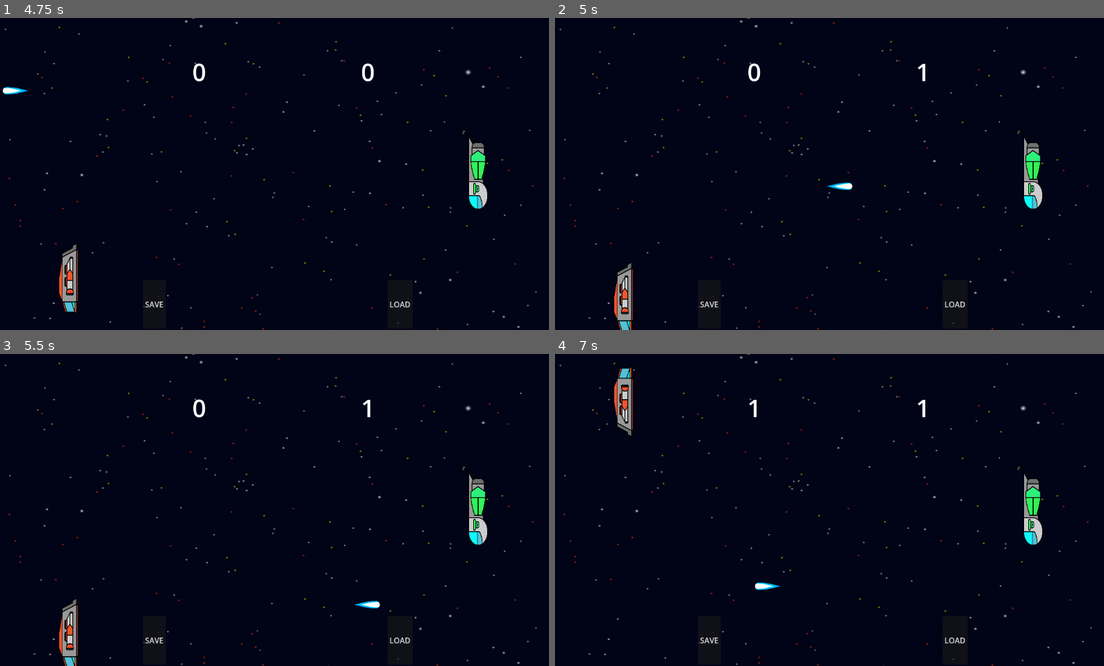
Above: before the commit, frames 1-4 (two rows, left to right).
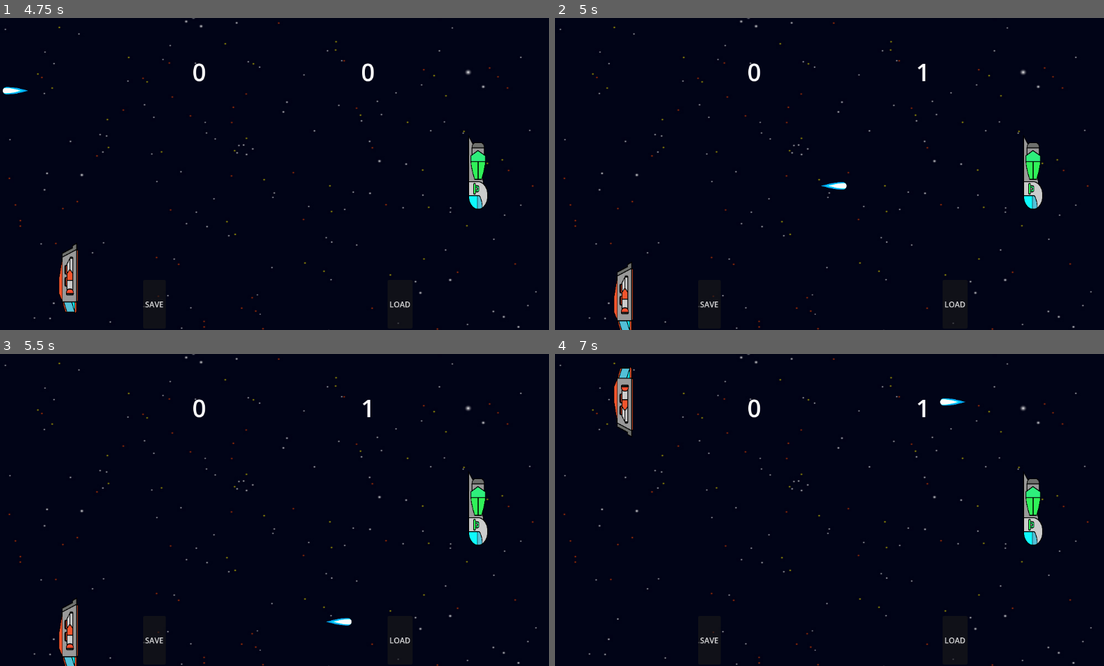
Above: after the commit, the same moments.

Repository: Phobos-Interactive/Pong
Game: Godot game, scene res://main.tscn
The game is run twice, just before and just after one commit, with the same random seed, the same clock (stepped at 60 frames per second) and the same inputs.
Inputs:
- Up to frame 1 (4.75 s): hold W (up_p1) 0.53-1.28 s; hold S (down_p1) 1.28-2.03 s; hold W (up_p1) 2.03-3.53 s; tap Enter at 3.5 s; hold S (down_p1) from 3.53 s (still down)
- Up to frame 2 (5 s): keep holding S (down_p1)
- Up to frame 3 (5.5 s): keep holding S (down_p1)
- Up to frame 4 (7 s): release S (down_p1) at 5.78 s; hold W (up_p1) from 5.78 s (still down)

Frame 1 is identical in both runs. In frame 2, less than 0.1% of the frame differs, in the area x 48-55%, y 52-56%; in frame 3, 0.2%; in frame 4, 0.3%, in the area x 35-75%, y 14-76%.

Commit message:
Organizacao + preparando para adicionar inventario

Diff:
--- a/ball.gd
+++ /dev/null
@@ -1,52 +0,0 @@
-extends CharacterBody2D
-
-@export var speed = 22
-var direction = Vector2.ZERO
-
-var _loading = true
-
-func on_save_game(saved_data:Array[SavedData]):
-	var my_data = SavedBallData.new()
-	my_data.position = self.global_position
-	my_data.scene_path = scene_file_path
-	my_data.direction = direction
-	saved_data.append(my_data)
-
-func on_before_load_game():
-	get_parent().remove_child(self)
-	queue_free()
-
-func on_load_game(saved_data:SavedData):
-	var my_data = saved_data as SavedBallData
-	global_position = my_data.position
-	direction = my_data.direction
-	$AnimatedSprite2D.flip_h = direction.x < 0
-	$RespawnTimer.start()
-
-# Reinicia a bola na posiçao "pos"
-func start(pos):
-	_loading = false
-	$AnimatedSprite2D.play("default")
-	position = pos
-	# escolhe uma direcao aleatoria
-	direction = Vector2.ZERO
-	direction.x = [-1, -0.9, -0.8, -0.7, -0.6, 0.6, 0.7, 0.8, 0.9, 1].pick_random()
-	direction.y = [-1, -0.9, -0.8, -0.7, -0.6, 0.6, 0.7, 0.8, 0.9, 1].pick_random()
-	direction = direction.normalized() * speed
-	$AnimatedSprite2D.flip_h = direction.x < 0
-
-func flip():
-	$AnimatedSprite2D.flip_h = !$AnimatedSprite2D.flip_h
-
-func death():
-	$AnimatedSprite2D.play("explode")
-	await $AnimatedSprite2D.animation_finished
-
-# Called every frame. 'delta' is the elapsed time since the previous frame.
-func _physics_process(_delta):
-	velocity = direction * speed
-	move_and_slide()
-
-
-func _on_respawn_timer_timeout():
-	_loading = false
--- a/ball.tscn
+++ /dev/null
@@ -1,106 +0,0 @@
-[gd_scene load_steps=15 format=3 uid="uid://c1lrynavlabdg"]
-
-[ext_resource type="Script" path="res://ball.gd" id="1_oli8x"]
-[ext_resource type="Texture2D" uid="uid://wxe1ypb2lh7o" path="res://Sprites/Space Game/PNG/Projectiles/5.png" id="2_1ao6f"]
-[ext_resource type="Texture2D" uid="uid://ba1gk88fggtup" path="res://Sprites/explosion-6.png" id="3_6ybdp"]
-
-[sub_resource type="CanvasTexture" id="CanvasTexture_8nleq"]
-
-[sub_resource type="RectangleShape2D" id="RectangleShape2D_g7ely"]
-
-[sub_resource type="AtlasTexture" id="AtlasTexture_mo0r6"]
-atlas = ExtResource("3_6ybdp")
-region = Rect2(0, 0, 48, 48)
-
-[sub_resource type="AtlasTexture" id="AtlasTexture_e3t7y"]
-atlas = ExtResource("3_6ybdp")
-region = Rect2(48, 0, 48, 48)
-
-[sub_resource type="AtlasTexture" id="AtlasTexture_wjxs8"]
-atlas = ExtResource("3_6ybdp")
-region = Rect2(96, 0, 48, 48)
-
-[sub_resource type="AtlasTexture" id="AtlasTexture_x4wq6"]
-atlas = ExtResource("3_6ybdp")
-region = Rect2(144, 0, 48, 48)
-
-[sub_resource type="AtlasTexture" id="AtlasTexture_y3cyt"]
-atlas = ExtResource("3_6ybdp")
-region = Rect2(192, 0, 48, 48)
-
-[sub_resource type="AtlasTexture" id="AtlasTexture_srtqb"]
-atlas = ExtResource("3_6ybdp")
-region = Rect2(240, 0, 48, 48)
-
-[sub_resource type="AtlasTexture" id="AtlasTexture_w8qlu"]
-atlas = ExtResource("3_6ybdp")
-region = Rect2(288, 0, 48, 48)
-
-[sub_resource type="AtlasTexture" id="AtlasTexture_u8brs"]
-atlas = ExtResource("3_6ybdp")
-region = Rect2(336, 0, 48, 48)
-
-[sub_resource type="SpriteFrames" id="SpriteFrames_gikmm"]
-animations = [{
-"frames": [{
-"duration": 1.0,
-"texture": ExtResource("2_1ao6f")
-}],
-"loop": true,
-"name": &"default",
-"speed": 5.0
-}, {
-"frames": [{
-"duration": 1.0,
-"texture": SubResource("AtlasTexture_mo0r6")
-}, {
-"duration": 1.0,
-"texture": SubResource("AtlasTexture_e3t7y")
-}, {
-"duration": 1.0,
-"texture": SubResource("AtlasTexture_wjxs8")
-}, {
-"duration": 1.0,
-"texture": SubResource("AtlasTexture_x4wq6")
-}, {
-"duration": 1.0,
-"texture": SubResource("AtlasTexture_y3cyt")
-}, {
-"duration": 1.0,
-"texture": SubResource("AtlasTexture_srtqb")
-}, {
-"duration": 1.0,
-"texture": SubResource("AtlasTexture_w8qlu")
-}, {
-"duration": 1.0,
-"texture": SubResource("AtlasTexture_u8brs")
-}],
-"loop": true,
-"name": &"explode",
-"speed": 10.0
-}]
-
-[node name="Ball" type="CharacterBody2D" groups=["game_events"]]
-collision_mask = 5
-slide_on_ceiling = false
-script = ExtResource("1_oli8x")
-
-[node name="Sprite2D" type="Sprite2D" parent="."]
-visible = false
-scale = Vector2(20, 20)
-texture = SubResource("CanvasTexture_8nleq")
-
-[node name="CollisionShape2D" type="CollisionShape2D" parent="."]
-shape = SubResource("RectangleShape2D_g7ely")
-
-[node name="AnimatedSprite2D" type="AnimatedSprite2D" parent="."]
-position = Vector2(-17, -1)
-scale = Vector2(0.40625, 0.40625)
-sprite_frames = SubResource("SpriteFrames_gikmm")
-frame_progress = 0.578869
-
-[node name="RespawnTimer" type="Timer" parent="."]
-wait_time = 0.1
-one_shot = true
-
-[connection signal="timeout" from="RespawnTimer" to="." method="_on_respawn_timer_timeout"]
--- /dev/null
+++ b/elements/ball/ball.gd
@@ -0,0 +1,55 @@
+extends CharacterBody2D
+
+@export var speed = 22
+var direction = Vector2.ZERO
+
+var _loading = true
+
+func on_save_game(saved_data:Array[SavedData]):
+	var my_data = SavedBallData.new()
+	my_data.position = self.global_position
+	my_data.scene_path = scene_file_path
+	my_data.direction = direction
+	saved_data.append(my_data)
+
+func on_before_load_game():
+	get_parent().remove_child(self)
+	queue_free()
+
+func on_load_game(saved_data:SavedData):
+	var my_data = saved_data as SavedBallData
+	global_position = my_data.position
+	direction = my_data.direction
+	$AnimatedSprite2D.flip_h = direction.x < 0
+	$RespawnTimer.start()
+
+# Reinicia a bola na posiçao "pos"
+func start(pos):
+	_loading = true
+	$RespawnTimer.start()
+	$AnimatedSprite2D.play("default")
+	position = pos
+	# escolhe uma direcao aleatoria
+	direction = Vector2.ZERO
+	direction.x = [-1, -0.9, -0.8, -0.7, -0.6, 0.6, 0.7, 0.8, 0.9, 1].pick_random()
+	direction.y = [-1, -0.9, -0.8, -0.7, -0.6, 0.6, 0.7, 0.8, 0.9, 1].pick_random()
+	direction = direction.normalized() * speed
+	$AnimatedSprite2D.flip_h = direction.x < 0
+
+func flip():
+	$AnimatedSprite2D.flip_h = !$AnimatedSprite2D.flip_h
+
+func death():
+	$AnimatedSprite2D.play("explode")
+	await $AnimatedSprite2D.animation_finished
+	get_parent().remove_child(self)
+	queue_free()
+
+# Called every frame. 'delta' is the elapsed time since the previous frame.
+func _physics_process(_delta):
+	velocity = direction * speed
+	move_and_slide()
+
+
+func _on_respawn_timer_timeout():
+	_loading = false
--- /dev/null
+++ b/elements/ball/ball.tscn
@@ -0,0 +1,106 @@
+[gd_scene load_steps=15 format=3 uid="uid://c1lrynavlabdg"]
+
+[ext_resource type="Script" path="res://elements/ball/ball.gd" id="1_oli8x"]
+[ext_resource type="Texture2D" uid="uid://wxe1ypb2lh7o" path="res://assets/Sprites/Space Game/PNG/Projectiles/5.png" id="2_1ao6f"]
+[ext_resource type="Texture2D" uid="uid://ba1gk88fggtup" path="res://assets/Sprites/explosion-6.png" id="3_6ybdp"]
+
+[sub_resource type="CanvasTexture" id="CanvasTexture_8nleq"]
+
+[sub_resource type="RectangleShape2D" id="RectangleShape2D_g7ely"]
+
+[sub_resource type="AtlasTexture" id="AtlasTexture_mo0r6"]
+atlas = ExtResource("3_6ybdp")
+region = Rect2(0, 0, 48, 48)
+
+[sub_resource type="AtlasTexture" id="AtlasTexture_e3t7y"]
+atlas = ExtResource("3_6ybdp")
+region = Rect2(48, 0, 48, 48)
+
+[sub_resource type="AtlasTexture" id="AtlasTexture_wjxs8"]
+atlas = ExtResource("3_6ybdp")
+region = Rect2(96, 0, 48, 48)
+
+[sub_resource type="AtlasTexture" id="AtlasTexture_x4wq6"]
+atlas = ExtResource("3_6ybdp")
+region = Rect2(144, 0, 48, 48)
+
+[sub_resource type="AtlasTexture" id="AtlasTexture_y3cyt"]
+atlas = ExtResource("3_6ybdp")
+region = Rect2(192, 0, 48, 48)
+
+[sub_resource type="AtlasTexture" id="AtlasTexture_srtqb"]
+atlas = ExtResource("3_6ybdp")
+region = Rect2(240, 0, 48, 48)
+
+[sub_resource type="AtlasTexture" id="AtlasTexture_w8qlu"]
+atlas = ExtResource("3_6ybdp")
+region = Rect2(288, 0, 48, 48)
+
+[sub_resource type="AtlasTexture" id="AtlasTexture_u8brs"]
+atlas = ExtResource("3_6ybdp")
+region = Rect2(336, 0, 48, 48)
+
+[sub_resource type="SpriteFrames" id="SpriteFrames_gikmm"]
+animations = [{
+"frames": [{
+"duration": 1.0,
+"texture": ExtResource("2_1ao6f")
+}],
+"loop": true,
+"name": &"default",
+"speed": 5.0
+}, {
+"frames": [{
+"duration": 1.0,
+"texture": SubResource("AtlasTexture_mo0r6")
+}, {
+"duration": 1.0,
+"texture": SubResource("AtlasTexture_e3t7y")
+}, {
+"duration": 1.0,
+"texture": SubResource("AtlasTexture_wjxs8")
+}, {
+"duration": 1.0,
+"texture": SubResource("AtlasTexture_x4wq6")
+}, {
+"duration": 1.0,
+"texture": SubResource("AtlasTexture_y3cyt")
+}, {
+"duration": 1.0,
+"texture": SubResource("AtlasTexture_srtqb")
+}, {
+"duration": 1.0,
+"texture": SubResource("AtlasTexture_w8qlu")
+}, {
+"duration": 1.0,
+"texture": SubResource("AtlasTexture_u8brs")
+}],
+"loop": true,
+"name": &"explode",
+"speed": 10.0
+}]
+
+[node name="Ball" type="CharacterBody2D" groups=["game_events"]]
+collision_mask = 5
+slide_on_ceiling = false
+script = ExtResource("1_oli8x")
+
+[node name="Sprite2D" type="Sprite2D" parent="."]
+visible = false
+scale = Vector2(20, 20)
+texture = SubResource("CanvasTexture_8nleq")
+
+[node name="CollisionShape2D" type="CollisionShape2D" parent="."]
+shape = SubResource("RectangleShape2D_g7ely")
+
+[node name="AnimatedSprite2D" type="AnimatedSprite2D" parent="."]
+position = Vector2(-17, -1)
+scale = Vector2(0.40625, 0.40625)
+sprite_frames = SubResource("SpriteFrames_gikmm")
+frame_progress = 0.578869
+
+[node name="RespawnTimer" type="Timer" parent="."]
+wait_time = 0.1
+one_shot = true
+
+[connection signal="timeout" from="RespawnTimer" to="." method="_on_respawn_timer_timeout"]
--- /dev/null
+++ b/elements/level/level.tscn
@@ -0,0 +1,71 @@
+[gd_scene load_steps=5 format=3 uid="uid://da1exan0mfhmu"]
+
+[ext_resource type="Script" path="res://elements/level/level.gd" id="1_rtcky"]
+[ext_resource type="Texture2D" uid="uid://wsyynlvpuuks" path="res://assets/Sprites/Space Game/BG.jpg" id="2_m12it"]
+
+[sub_resource type="RectangleShape2D" id="RectangleShape2D_5ttkg"]
+
+[sub_resource type="RectangleShape2D" id="RectangleShape2D_y7lio"]
+
+[node name="Level" type="Node2D"]
+script = ExtResource("1_rtcky")
+
+[node name="Up" type="Area2D" parent="."]
+
+[node name="StaticBody2D" type="StaticBody2D" parent="Up"]
+collision_layer = 2
+collision_mask = 2
+
+[node name="UpPlayer" type="CollisionShape2D" parent="Up/StaticBody2D"]
+position = Vector2(578, -10)
+scale = Vector2(58, 1)
+shape = SubResource("RectangleShape2D_5ttkg")
+
+[node name="UpCollision" type="CollisionShape2D" parent="Up"]
+position = Vector2(578, -10)
+scale = Vector2(56, 1.5)
+shape = SubResource("RectangleShape2D_5ttkg")
+
+[node name="Down" type="Area2D" parent="."]
+
+[node name="StaticBody2D" type="StaticBody2D" parent="Down"]
+collision_layer = 2
+collision_mask = 2
+
+[node name="DownPlayer" type="CollisionShape2D" parent="Down/StaticBody2D"]
+position = Vector2(578, 658)
+scale = Vector2(58, 1)
+shape = SubResource("RectangleShape2D_5ttkg")
+
+[node name="DownCollision" type="CollisionShape2D" parent="Down"]
+position = Vector2(578, 658)
+scale = Vector2(56, 1.5)
+shape = SubResource("RectangleShape2D_5ttkg")
+
+[node name="Left" type="Area2D" parent="."]
+
+[node name="LeftCollision" type="CollisionShape2D" parent="Left"]
+position = Vector2(-10, 325)
+scale = Vector2(1, 33)
+shape = SubResource("RectangleShape2D_y7lio")
+
+[node name="Right" type="Area2D" parent="."]
+
+[node name="RightCollision" type="CollisionShape2D" parent="Right"]
+position = Vector2(1163, 325)
+scale = Vector2(1, 33)
+shape = SubResource("RectangleShape2D_y7lio")
+
+[node name="Background" type="CanvasLayer" parent="."]
+layer = -128
+
+[node name="Sprite2D" type="Sprite2D" parent="Background"]
+visibility_layer = 512
+position = Vector2(578, 199)
+scale = Vector2(1.14551, 1)
+texture = ExtResource("2_m12it")
+
+[connection signal="body_entered" from="Up" to="." method="_on_up_body_entered"]
+[connection signal="body_entered" from="Down" to="." method="_on_down_body_entered"]
+[connection signal="body_entered" from="Left" to="." method="_on_left_body_entered"]
+[connection signal="body_entered" from="Right" to="." method="_on_right_body_entered"]
--- /dev/null
+++ b/elements/player/player.tscn
@@ -0,0 +1,60 @@
+[gd_scene load_steps=7 format=3 uid="uid://crkqssmru087f"]
+
+[ext_resource type="Script" path="res://elements/player/player.gd" id="1_6j7kg"]
+[ext_resource type="Texture2D" uid="uid://doh3rmi05o3ve" path="res://assets/Sprites/Space Game/PNG/Small Spaceships/1/1_Red.png" id="2_5gev3"]
+[ext_resource type="Texture2D" uid="uid://cl0alwr781dsx" path="res://assets/Sprites/Space Game/PNG/Small Spaceships/3/3_Green.png" id="3_qq6dt"]
+
+[sub_resource type="CanvasTexture" id="CanvasTexture_bf3q6"]
+
+[sub_resource type="SpriteFrames" id="SpriteFrames_j7qxk"]
+animations = [{
+"frames": [{
+"duration": 1.0,
+"texture": ExtResource("2_5gev3")
+}],
+"loop": false,
+"name": &"P1",
+"speed": 5.0
+}, {
+"frames": [{
+"duration": 1.0,
+"texture": ExtResource("3_qq6dt")
+}],
+"loop": false,
+"name": &"P2",
+"speed": 5.0
+}]
+
+[sub_resource type="RectangleShape2D" id="RectangleShape2D_txtws"]
+size = Vector2(44, 18.4)
+
+[node name="Player" type="AnimatableBody2D"]
+collision_layer = 4
+collision_mask = 3
+sync_to_physics = false
+script = ExtResource("1_6j7kg")
+
+[node name="Sprite2D" type="Sprite2D" parent="."]
+visible = false
+scale = Vector2(20, 139)
+texture = SubResource("CanvasTexture_bf3q6")
+
+[node name="AnimatedSprite2D" type="AnimatedSprite2D" parent="."]
+position = Vector2(-7, -1)
+rotation = 1.57079
+scale = Vector2(0.322167, 0.223207)
+sprite_frames = SubResource("SpriteFrames_j7qxk")
+animation = &"P2"
+
+[node name="CollisionWall" type="CollisionShape2D" parent="."]
+scale = Vector2(1, 7)
+shape = SubResource("RectangleShape2D_txtws")
+
+[node name="Area2D" type="Area2D" parent="."]
+
+[node name="CollisionBall" type="CollisionShape2D" parent="Area2D"]
+position = Vector2(5, 0.999999)
+scale = Vector2(1.5, 7.5)
+shape = SubResource("RectangleShape2D_txtws")
+
+[connection signal="body_entered" from="Area2D" to="." method="_on_area_2d_body_entered"]
--- a/level.tscn
+++ /dev/null
@@ -1,71 +0,0 @@
-[gd_scene load_steps=5 format=3 uid="uid://da1exan0mfhmu"]
-
-[ext_resource type="Script" path="res://level.gd" id="1_rtcky"]
-[ext_resource type="Texture2D" uid="uid://wsyynlvpuuks" path="res://Sprites/Space Game/BG.jpg" id="2_m12it"]
-
-[sub_resource type="RectangleShape2D" id="RectangleShape2D_5ttkg"]
-
-[sub_resource type="RectangleShape2D" id="RectangleShape2D_y7lio"]
-
-[node name="Level" type="Node2D"]
-script = ExtResource("1_rtcky")
-
-[node name="Up" type="Area2D" parent="."]
-
-[node name="StaticBody2D" type="StaticBody2D" parent="Up"]
-collision_layer = 2
-collision_mask = 2
-
-[node name="UpPlayer" type="CollisionShape2D" parent="Up/StaticBody2D"]
-position = Vector2(578, -10)
-scale = Vector2(58, 1)
-shape = SubResource("RectangleShape2D_5ttkg")
-
-[node name="UpCollision" type="CollisionShape2D" parent="Up"]
-position = Vector2(578, -10)
-scale = Vector2(56, 1.5)
-shape = SubResource("RectangleShape2D_5ttkg")
-
-[node name="Down" type="Area2D" parent="."]
-
-[node name="StaticBody2D" type="StaticBody2D" parent="Down"]
-collision_layer = 2
-collision_mask = 2
-
-[node name="DownPlayer" type="CollisionShape2D" parent="Down/StaticBody2D"]
-position = Vector2(578, 658)
-scale = Vector2(58, 1)
-shape = SubResource("RectangleShape2D_5ttkg")
-
-[node name="DownCollision" type="CollisionShape2D" parent="Down"]
-position = Vector2(578, 658)
-scale = Vector2(56, 1.5)
-shape = SubResource("RectangleShape2D_5ttkg")
-
-[node name="Left" type="Area2D" parent="."]
-
-[node name="LeftCollision" type="CollisionShape2D" parent="Left"]
-position = Vector2(-10, 325)
-scale = Vector2(1, 33)
-shape = SubResource("RectangleShape2D_y7lio")
-
-[node name="Right" type="Area2D" parent="."]
-
-[node name="RightCollision" type="CollisionShape2D" parent="Right"]
-position = Vector2(1163, 325)
-scale = Vector2(1, 33)
-shape = SubResource("RectangleShape2D_y7lio")
-
-[node name="Background" type="CanvasLayer" parent="."]
-layer = -128
-
-[node name="Sprite2D" type="Sprite2D" parent="Background"]
-visibility_layer = 512
-position = Vector2(578, 199)
-scale = Vector2(1.14551, 1)
-texture = ExtResource("2_m12it")
-
-[connection signal="body_entered" from="Up" to="." method="_on_up_body_entered"]
-[connection signal="body_entered" from="Down" to="." method="_on_down_body_entered"]
-[connection signal="body_entered" from="Left" to="." method="_on_left_body_entered"]
-[connection signal="body_entered" from="Right" to="." method="_on_right_body_entered"]
--- a/main.gd
+++ b/main.gd
@@ -2,6 +2,7 @@
 
 @export var p1_points:int
 @export var p2_points:int
+@export var ball_scene:PackedScene
 @onready var _saver_loader = %SaverLoader
 
 # Called when the node enters the scene tree for the first time.
@@ -31,24 +32,30 @@
 # tocou em um player = reflete verticalmente
 func _on_player_1_touched(body):
 	body.direction.x *= -1
-	$Ball.flip()
+	if body.has_method("flip"):
+		body.flip()
 
 func _on_player_2_touched(body):
 	body.direction.x *= -1
-	$Ball.flip()
+	if body.has_method("flip"):
+		body.flip()
 
 # tocou em um dos lados do level = da um ponto para o jogador, reseta a bola
 func _on_level_left_touched(_body):
 	p2_points += 1
 	$Ball.death()
 	$Score2.text = str(p2_points)
-	$Ball.start($StartPositionBall.position)
+	var new_ball = ball_scene.instantiate()
+	$".".call_deferred("add_child", new_ball)
+	new_ball.call_deferred("start", $StartPositionBall.position)
 
 func _on_level_right_touched(_body):
 	p1_points += 1
 	$Ball.death()
 	$Score1.text = str(p1_points)
-	$Ball.start($StartPositionBall.position)
+	var new_ball = ball_scene.instantiate()
+	$".".call_deferred("add_child", new_ball)
+	new_ball.call_deferred("start", $StartPositionBall.position)
 
 func _on_save_button_pressed():
 	_saver_loader.save_game()
--- a/main.tscn
+++ b/main.tscn
@@ -1,14 +1,15 @@
 [gd_scene load_steps=7 format=3 uid="uid://dp87dol6lm1aa"]
 
-[ext_resource type="PackedScene" uid="uid://crkqssmru087f" path="res://player.tscn" id="1_brjn7"]
+[ext_resource type="PackedScene" uid="uid://crkqssmru087f" path="res://elements/player/player.tscn" id="1_brjn7"]
 [ext_resource type="Script" path="res://main.gd" id="1_phyuh"]
-[ext_resource type="PackedScene" uid="uid://da1exan0mfhmu" path="res://level.tscn" id="2_i3s7h"]
-[ext_resource type="PackedScene" uid="uid://c1lrynavlabdg" path="res://ball.tscn" id="3_jlaej"]
-[ext_resource type="AudioStream" uid="uid://cnld5txxcv5jq" path="res://BGM148-130206-abarerukaizouikimono-wav.wav" id="5_ypx8s"]
+[ext_resource type="PackedScene" uid="uid://da1exan0mfhmu" path="res://elements/level/level.tscn" id="2_i3s7h"]
+[ext_resource type="PackedScene" uid="uid://c1lrynavlabdg" path="res://elements/ball/ball.tscn" id="3_jlaej"]
+[ext_resource type="AudioStream" uid="uid://cnld5txxcv5jq" path="res://assets/BGM148-130206-abarerukaizouikimono-wav.wav" id="5_ypx8s"]
 [ext_resource type="Script" path="res://save_script/saver_loader.gd" id="6_fcgqy"]
 
 [node name="Main" type="Node"]
 script = ExtResource("1_phyuh")
+ball_scene = ExtResource("3_jlaej")
 
 [node name="Player1" parent="." instance=ExtResource("1_brjn7")]
 unique_name_in_owner = true
--- a/player.tscn
+++ /dev/null
@@ -1,60 +0,0 @@
-[gd_scene load_steps=7 format=3 uid="uid://crkqssmru087f"]
-
-[ext_resource type="Script" path="res://player.gd" id="1_6j7kg"]
-[ext_resource type="Texture2D" uid="uid://doh3rmi05o3ve" path="res://Sprites/Space Game/PNG/Small Spaceships/1/1_Red.png" id="2_5gev3"]
-[ext_resource type="Texture2D" uid="uid://cl0alwr781dsx" path="res://Sprites/Space Game/PNG/Small Spaceships/3/3_Green.png" id="3_qq6dt"]
-
-[sub_resource type="CanvasTexture" id="CanvasTexture_bf3q6"]
-
-[sub_resource type="SpriteFrames" id="SpriteFrames_j7qxk"]
-animations = [{
-"frames": [{
-"duration": 1.0,
-"texture": ExtResource("2_5gev3")
-}],
-"loop": false,
-"name": &"P1",
-"speed": 5.0
-}, {
-"frames": [{
-"duration": 1.0,
-"texture": ExtResource("3_qq6dt")
-}],
-"loop": false,
-"name": &"P2",
-"speed": 5.0
-}]
-
-[sub_resource type="RectangleShape2D" id="RectangleShape2D_txtws"]
-size = Vector2(44, 18.4)
-
-[node name="Player" type="AnimatableBody2D"]
-collision_layer = 4
-collision_mask = 3
-sync_to_physics = false
-script = ExtResource("1_6j7kg")
-
-[node name="Sprite2D" type="Sprite2D" parent="."]
-visible = false
-scale = Vector2(20, 139)
-texture = SubResource("CanvasTexture_bf3q6")
-
-[node name="AnimatedSprite2D" type="AnimatedSprite2D" parent="."]
-position = Vector2(-7, -1)
-rotation = 1.57079
-scale = Vector2(0.322167, 0.223207)
-sprite_frames = SubResource("SpriteFrames_j7qxk")
-animation = &"P2"
-
-[node name="CollisionWall" type="CollisionShape2D" parent="."]
-scale = Vector2(1, 7)
-shape = SubResource("RectangleShape2D_txtws")
-
-[node name="Area2D" type="Area2D" parent="."]
-
-[node name="CollisionBall" type="CollisionShape2D" parent="Area2D"]
-position = Vector2(5, 0.999999)
-scale = Vector2(1.5, 7.5)
-shape = SubResource("RectangleShape2D_txtws")
-
-[connection signal="body_entered" from="Area2D" to="." method="_on_area_2d_body_entered"]
--- a/savegame.tres
+++ b/savegame.tres
@@ -1,18 +1,36 @@
-[gd_resource type="Resource" script_class="SavedGame" load_steps=4 format=3]
+[gd_resource type="Resource" script_class="SavedGame" load_steps=7 format=3]
 
-[ext_resource type="Script" path="res://saved_ball_data.gd" id="1_bpks5"]
-[ext_resource type="Script" path="res://save_script/saved_game.gd" id="2_fcce4"]
+[ext_resource type="Script" path="res://elements/ball/saved_ball_data.gd" id="1_sm6kr"]
+[ext_resource type="Script" path="res://save_script/saved_game.gd" id="2_a1rtd"]
 
-[sub_resource type="Resource" id="Resource_e8ihe"]
-script = ExtResource("1_bpks5")
-direction = Vector2(-11.3189, -18.8648)
-position = Vector2(696.159, 327.591)
-scene_path = "res://ball.tscn"
+[sub_resource type="Resource" id="Resource_h0fij"]
+script = ExtResource("1_sm6kr")
+direction = Vector2(17.3657, 13.5067)
+position = Vector2(6182.29, 4046.24)
+scene_path = "res://elements/ball/ball.tscn"
+
+[sub_resource type="Resource" id="Resource_h7x7t"]
+script = ExtResource("1_sm6kr")
+direction = Vector2(-14.616, 16.443)
+position = Vector2(-1208.91, 1821.49)
+scene_path = "res://elements/ball/ball.tscn"
+
+[sub_resource type="Resource" id="Resource_e6d8c"]
+script = ExtResource("1_sm6kr")
+direction = Vector2(15.5563, 15.5563)
+position = Vector2(1862.4, 966.551)
+scene_path = "res://elements/ball/ball.tscn"
+
+[sub_resource type="Resource" id="Resource_gucm2"]
+script = ExtResource("1_sm6kr")
+direction = Vector2(17.1791, -13.7433)
+position = Vector2(579, 332.078)
+scene_path = "res://elements/ball/ball.tscn"
 
 [resource]
-script = ExtResource("2_fcce4")
-score_p1 = 1
-score_p2 = 0
-p1_pos = Vector2(149, 468.667)
-p2_pos = Vector2(999, 542)
-saved_data = Array[Resource("res://save_script/saved_data.gd")]([SubResource("Resource_e8ihe")])
+script = ExtResource("2_a1rtd")
+score_p1 = 2
+score_p2 = 1
+p1_pos = Vector2(149, 580.59)
+p2_pos = Vector2(999, 333.859)
+saved_data = Array[Resource("res://save_script/saved_data.gd")]([SubResource("Resource_h0fij"), SubResource("Resource_h7x7t"), SubResource("Resource_e6d8c"), SubResource("Resource_gucm2")])
Not shown, removed: BGM148-130206-abarerukaizouikimono-wav.wav.import
Not shown, removed: Sprites/Space Game/BG.jpg.import
Not shown, removed: Sprites/Space Game/PNG/Large Spaceships/1/1_Green.png.import
Not shown, removed: Sprites/Space Game/PNG/Large Spaceships/1/1_Red.png.import
Not shown, removed: Sprites/Space Game/PNG/Large Spaceships/1/1_Yellow.png.import
Not shown, removed: Sprites/Space Game/PNG/Large Spaceships/2/2_Green.png.import
Not shown, removed: Sprites/Space Game/PNG/Large Spaceships/2/2_Red.png.import
Not shown, removed: Sprites/Space Game/PNG/Large Spaceships/2/2_Yellow.png.import
Not shown, removed: Sprites/Space Game/PNG/Large Spaceships/3/3_Green.png.import
Not shown, removed: Sprites/Space Game/PNG/Large Spaceships/3/3_Red.png.import
Not shown, removed: Sprites/Space Game/PNG/Large Spaceships/3/3_Yellow.png.import
Not shown, removed: Sprites/Space Game/PNG/Large Spaceships/4/4_Green.png.import
(and 222 more such lines)
